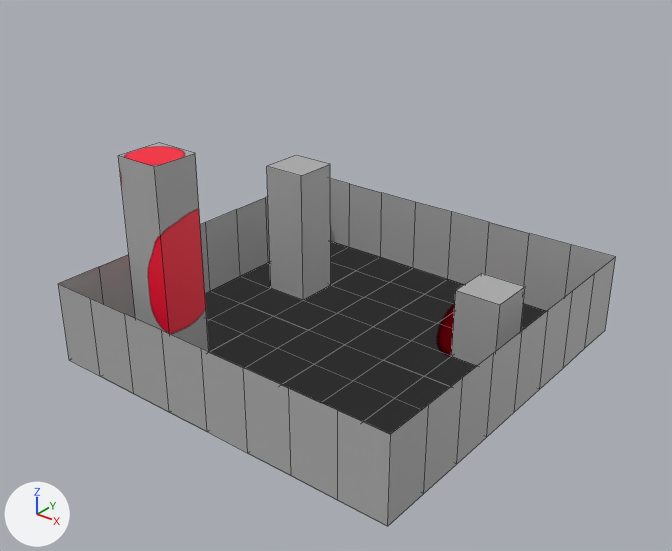
One commit to the Blender file models/terrain/terrain.blend: the scene before it, then after it.
Both versions are drawn from a 50 mm camera at (548.0, -701.0, 515.0) aimed at (7.0, -25.0, 96.0). Arrows for +X, +Y and +Z are at lower left; the lights stay in place. The older version comes first. Mesh edges are drawn as thin lines.
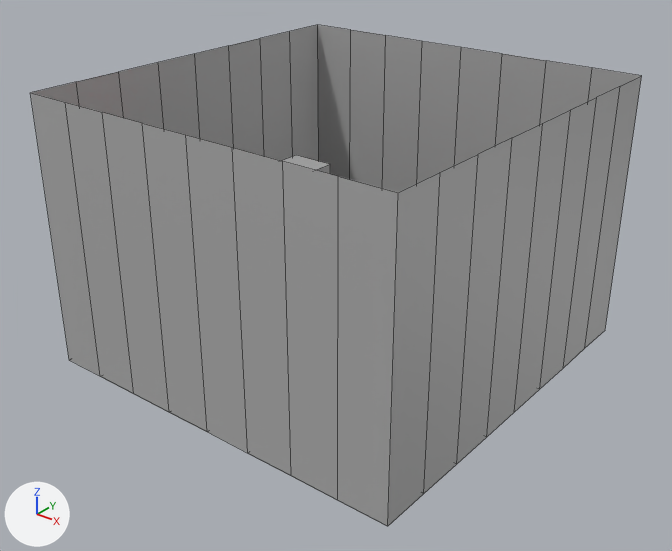
Where the change shows, as pixel boxes (x1, y1, x2, y2) in the pictures (672 x 551 px; the box of a moved part takes in the faces that stretch with it):
'Plane', reshaped (9% wider, 31% taller): before (58, 143, 615, 526); after (31, 25, 641, 526)
part 1 of me_plane, moved or reshaped: before (58, 179, 615, 454); after (31, 25, 641, 454)

Edits to the bpy script that builds the scene:
```text
Change me_plane:
    used by ob_plane; location = (0.0, 0.0, 0.0); scale = (209.0, 209.0, 209.0)
    remove me_plane.from_pydata(...)  # 217 vertices, 209 faces; spans x -1.0..1.0, y -1.0..1.0, z 0.0..1.08
    add me_plane.from_pydata(...)  # 217 vertices, 209 faces; spans x -1.0..1.0, y -1.0..1.0, z 0.0..1.38
    me_plane part 1: all 34 vertices in x -1.0..1.0, y -1.0..1.0, z 0.43 are moved by (0.0, 0.0, 0.95)
```
